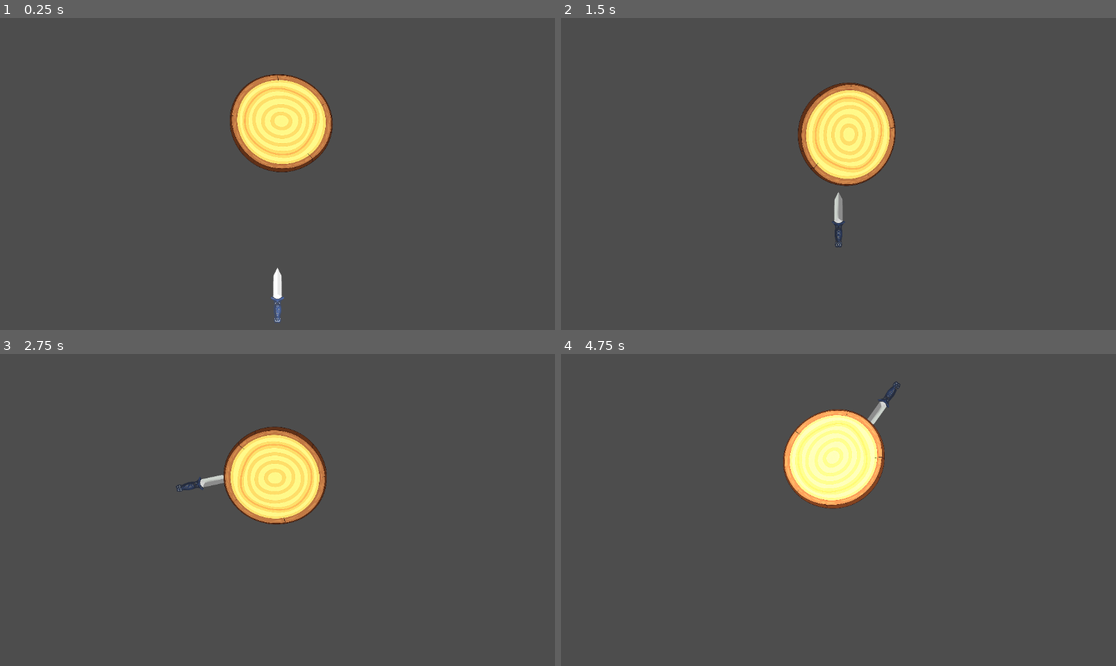
Above: before the commit, frames 1-4 (two rows, left to right).
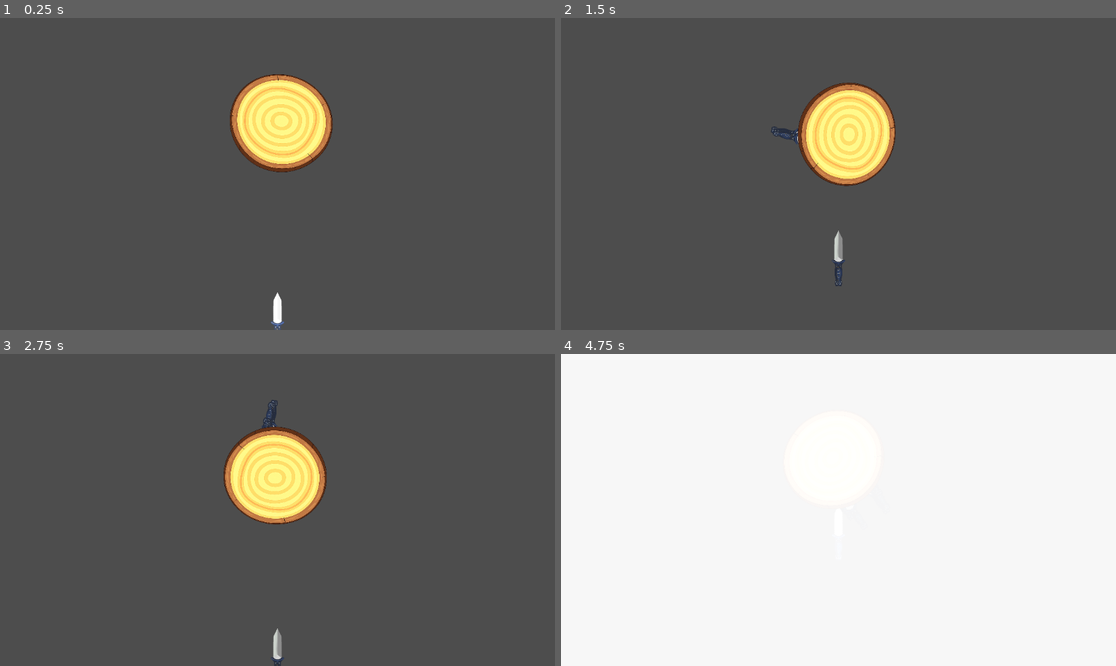
Above: after the commit, the same moments.

Repository: basic-bitch-foundation/Your_Turn
Game: Godot game, scene res://main.tscn
Two runs of this game, one before a commit and one after it. Both use one fixed random seed, a clock stepped at 60 frames per second and the inputs below. The project has no main scene, so this scene is started directly.
Inputs (mouse positions are in pixels of both pictures, inside the frame that each line leads up to):
- Up to frame 1 (0.25 s): no input
- Up to frame 2 (1.5 s): tap Enter (ui_accept) at 0.5 s; move the mouse to (960, 158) at 0.52 s; hold Right 0.53-1.28 s; hold Enter (ui_accept) 0.53-1.28 s; click (960, 158) at 0.67 s; move the mouse to (727, 189) at 1.27 s; hold Down from 1.28 s (still down); tap Alt at 1.35 s; click (727, 189) at 1.42 s
- Up to frame 3 (2.75 s): tap Enter (ui_accept) at 1.52, 1.55, 1.82 s; move the mouse to (333, 441) at 2.02 s; release Down at 2.03 s; hold Right from 2.03 s (still down); hold Enter (ui_accept) from 2.03 s (still down); tap Shift at 2.1 s; click (333, 441) at 2.17 s
- Up to frame 4 (4.75 s): move the mouse to (810, 572) at 2.77 s; release Right at 2.78 s; release Enter (ui_accept) at 2.78 s; hold Up 2.78-3.53 s; tap Enter (ui_accept) at 2.85, 3.02, 3.32, 4.52, 4.55 s; click (810, 572) at 2.92 s; move the mouse to (1005, 556) at 3.52 s; hold Enter (ui_accept) 3.53-4.28 s; hold Left from 3.53 s (still down); tap Alt at 3.6 s; click (1005, 556) at 3.67 s; move the mouse to (672, 463) at 4.27 s; tap Shift at 4.35 s; click (672, 463) at 4.42 s

The runs differ from the first frame. In frame 1, 0.3% of the frame differs, in the area x 48-52%, y 79-100%; in frame 2, 0.5%; in frame 3, 0.5%; in frame 4, 100%, in the area x 0-100%, y 0-100%.

Commit message:
Check desc.
Added knife strike function with two additional collision shapes and a area2D for detection of strike!

Added flash rect for strike effect b/w knife!

Diff:
--- a/knife.gd
+++ b/knife.gd
@@ -1,54 +1,74 @@
 extends Area2D
 
 signal stuck
+signal hit_other
 
-var speed = 800.0
-var flying= false
-var wheel_node: Area2D
+var spd = 800.0 * 6 * 2
+var going = false
+var log_node
 
-@onready var sprite = $Sprite2D
+
+var rad = 195.0
+
+
+@onready var body = $body
 
 func _ready():
-	_play_spawn_anim()
+	body.area_entered.connect(on_body_hit)
+	spawn_anim()
 
-func _play_spawn_anim():
+func spawn_anim():
+	scale = Vector2(1, 0)
+	modulate = Color(2.5, 2.5, 2.5, 1)
+	var t = create_tween()
+	t.tween_property(self, "scale", Vector2(1, 1), 0.2) \
+		.set_trans(Tween.TRANS_EXPO).set_ease(Tween.EASE_OUT)
+	t.tween_property(self, "modulate", Color(1, 1, 1, 1), 0.1)
 
-	modulate = Color(2, 2, 2, 0)
-	var origin = position
-	position += Vector2(0, 30)
-
-	var t = create_tween()
-	t.set_parallel(true)
-
-	t.tween_property(self, "position", origin, 0.2)\
-		.set_trans(Tween.TRANS_SINE).set_ease(Tween.EASE_OUT)
-
-	t.tween_property(self, "modulate", Color(2, 2, 2, 1), 0.08)
-	t.chain().tween_property(self, "modulate", Color(1, 1, 1, 1), 0.15)
-
-func _unhandled_input(event: InputEvent):
-	if flying:
+func _unhandled_input(ev):
+	if going:
 		return
-	if event.is_action_pressed("ui_accept"):
-		flying = true
-	if event is InputEventMouseButton and event.pressed:
-		flying = true
-	if event is InputEventScreenTouch and event.pressed:
-		flying = true
+	if ev.is_action_pressed("ui_accept"): going = true
+	if ev is InputEventMouseButton and ev.pressed: going = true
+	if ev is InputEventScreenTouch and ev.pressed: going = true
 
 func _process(delta):
-	if not flying:
+	if not going:
 		return
-	position.y -= speed * delta
-	if overlaps_area(wheel_node):
-		_stick()
+	position.y -= spd * delta
+	if overlaps_area(log_node):
 
-func _stick():
-	flying = false
+		var to_center = log_node.global_position - global_position
+		var ang = rad_to_deg(to_center.angle())
+
+		if ang < -45 and ang > -135.6:
+			stick()
+
+func stick():
+	going = false
 	set_process(false)
 	set_process_unhandled_input(false)
-	reparent(wheel_node, true)
-	position = position.move_toward(Vector2.ZERO, 40.0)
+
+	var loc = log_node.to_local(global_position)
+	var snapped = loc.normalized() * rad
+
+	reparent(log_node, false)
+	position = snapped
+	scale = Vector2(1, 1)
 	z_index = -1
-	wheel_node.knife_hit()
+
+	log_node.on_hit()
 	stuck.emit()
+
+func on_body_hit(area):
+
+	if not going:
+		return
+
+	if area.get_parent() == log_node or area == log_node:
+		return
+
+	going = false
+	set_process(false)
+	set_process_unhandled_input(false)
+	hit_other.emit()
--- a/knife.tscn
+++ b/knife.tscn
@@ -6,12 +6,29 @@
 [sub_resource type="CircleShape2D" id="CircleShape2D_8wt88"]
 radius = 5.8309517
 
+[sub_resource type="CapsuleShape2D" id="CapsuleShape2D_8wt88"]
+radius = 40.0
+height = 548.0
+
+[sub_resource type="RectangleShape2D" id="RectangleShape2D_s4gn3"]
+size = Vector2(135.5, 21)
+
 [node name="knife" type="Area2D"]
 script = ExtResource("1_mawn3")
 
 [node name="Sprite2D" type="Sprite2D" parent="."]
 texture = ExtResource("2_8wt88")
+offset = Vector2(0, 260)
 
 [node name="CollisionShape2D" type="CollisionShape2D" parent="."]
 position = Vector2(0, -281)
 shape = SubResource("CircleShape2D_8wt88")
+
+[node name="body" type="Area2D" parent="."]
+
+[node name="CollisionShape2D" type="CollisionShape2D" parent="body"]
+shape = SubResource("CapsuleShape2D_8wt88")
+
+[node name="CollisionShape2D2" type="CollisionShape2D" parent="body"]
+position = Vector2(1.25, 24.5)
+shape = SubResource("RectangleShape2D_s4gn3")
--- a/main.gd
+++ b/main.gd
@@ -1,27 +1,35 @@
 extends Node2D
 
-@onready var wheel = $wheel
-@onready var knife_spawn = $spawn
-@onready var knife = $knife
-
-var spawn_pending = false
+@onready var log = $wheel
+@onready var spawn_pt = $spawn
+@onready var flash = $flash/rect
 
 func _ready():
-	knife.wheel_node = wheel
-	knife.stuck.connect(_on_knife_stuck)
+	spawn()
 
-func _process(_delta):
+func setup_knife(k):
+	k.log_node = log
+	k.stuck.connect(func(): spawn())
+	k.hit_other.connect(on_clash)
 
-	if spawn_pending:
-		spawn_pending = false
-		_spawn_knife()
+func on_clash():
+	do_flash()
+	Engine.time_scale = 0.0
+	await get_tree().create_timer(0.06, true, false, true).timeout
+	Engine.time_scale = 1.0
 
-func _on_knife_stuck():
-	spawn_pending = true
 
-func _spawn_knife():
-	var new_knife = preload("res://knife.tscn").instantiate()
-	add_child(new_knife)
-	new_knife.global_position = knife_spawn.global_position
-	new_knife.wheel_node = wheel
-	new_knife.stuck.connect(_on_knife_stuck)
+func do_flash():
+	if not flash:
+		return
+	flash.visible = true
+	flash.modulate = Color(1, 1, 1, 1)
+	var t = create_tween()
+	t.tween_property(flash, "modulate", Color(1, 1, 1, 0), 0.35)
+	t.tween_callback(func(): flash.visible = false)
+
+func spawn():
+	var k = preload("res://knife.tscn").instantiate()
+	add_child(k)
+	k.global_position = spawn_pt.global_position
+	setup_knife(k)
--- a/main.tscn
+++ b/main.tscn
@@ -1,9 +1,8 @@
-[gd_scene load_steps=6 format=3 uid="uid://crw5jadk8i8gf"]
+[gd_scene load_steps=5 format=3 uid="uid://crw5jadk8i8gf"]
 
 [ext_resource type="Script" uid="uid://dbgbt8sne1a4d" path="res://main.gd" id="1_h2yge"]
 [ext_resource type="Script" uid="uid://dceppqxs8h4y1" path="res://wheel.gd" id="1_ig7tw"]
 [ext_resource type="Texture2D" uid="uid://dsgah1w12gvgs" path="res://images/ChatGPT Image May 5, 2026, 11_15_29 PM.png" id="2_0xm2m"]
-[ext_resource type="PackedScene" uid="uid://dkkmhvpusa60x" path="res://knife.tscn" id="2_1bvp3"]
 
 [sub_resource type="CircleShape2D" id="CircleShape2D_1bvp3"]
 radius = 291.49503
@@ -28,9 +27,14 @@
 position = Vector2(0, 444)
 zoom = Vector2(0.2, 0.2)
 
-[node name="knife" parent="." instance=ExtResource("2_1bvp3")]
-z_index = -1
-position = Vector2(0, 1705)
-
 [node name="spawn" type="Marker2D" parent="."]
 position = Vector2(0, 1701)
+
+[node name="flash" type="CanvasLayer" parent="."]
+
+[node name="rect" type="ColorRect" parent="flash"]
+visible = false
+offset_left = -204.0
+offset_top = -88.0
+offset_right = 1384.0
+offset_bottom = 707.0
--- a/wheel.gd
+++ b/wheel.gd
@@ -1,43 +1,35 @@
 extends Area2D
 
-var rotation_speed= 1.2
-var direction: = 1
-var origin_position: Vector2
-var shake_strength = 0.0
+var rot_spd = 1.2
+var dir = 1
+var origin: Vector2
+var shake = 0.0
 
-@onready var sprite = $Sprite2D
+@onready var spr = $Sprite2D
 
 func _ready():
-	origin_position = position
+	origin = position
 
 func _process(delta):
-	rotation += rotation_speed * direction * delta
+	rotation += rot_spd * dir * delta
+	if shake > 0.0:
+		position = origin + Vector2(randf_range(-shake, shake), randf_range(-shake, shake))
+		shake = lerp(shake, 0.0, 0.25)
+		if shake < 0.1:
+			shake = 0.0
+			position = origin
 
+func on_hit():
+	shake = 9.0
+	do_bounce()
+	do_flash()
 
-	if shake_strength > 0.0:
-		position = origin_position + Vector2(
-			randf_range(-shake_strength, shake_strength),
-			randf_range(-shake_strength, shake_strength)
-		)
-		shake_strength = lerp(shake_strength, 0.0, 0.25)
-		if shake_strength < 0.1:
-			shake_strength = 0.0
-			position = origin_position
+func do_bounce():
+	var t = create_tween()
+	t.tween_property(self, "position", origin + Vector2(0, -16), 0.07).set_trans(Tween.TRANS_SINE)
+	t.tween_property(self, "position", origin, 0.22).set_ease(Tween.EASE_OUT).set_trans(Tween.TRANS_BOUNCE)
 
-func knife_hit():
-	shake_strength = 9.0
-	_do_bounce()
-	_do_flash()
-
-func _do_bounce():
+func do_flash():
 	var t = create_tween()
-	t.tween_property(self, "position", origin_position + Vector2(0, -16), 0.07)\
-		.set_trans(Tween.TRANS_SINE)
-	t.tween_property(self, "position", origin_position, 0.22)\
-		.set_ease(Tween.EASE_OUT)\
-		.set_trans(Tween.TRANS_BOUNCE)
-
-func _do_flash():
-	var t = create_tween()
-	t.tween_property(sprite, "modulate", Color(2, 2, 2, 1), 0.04)
-	t.tween_property(sprite, "modulate", Color(1, 1, 1, 1), 0.25)
+	t.tween_property(spr, "modulate", Color(2, 2, 2, 1), 0.04)
+	t.tween_property(spr, "modulate", Color(1, 1, 1, 1), 0.25)
Not shown: 1 places in knife.tscn that only renumber resources
